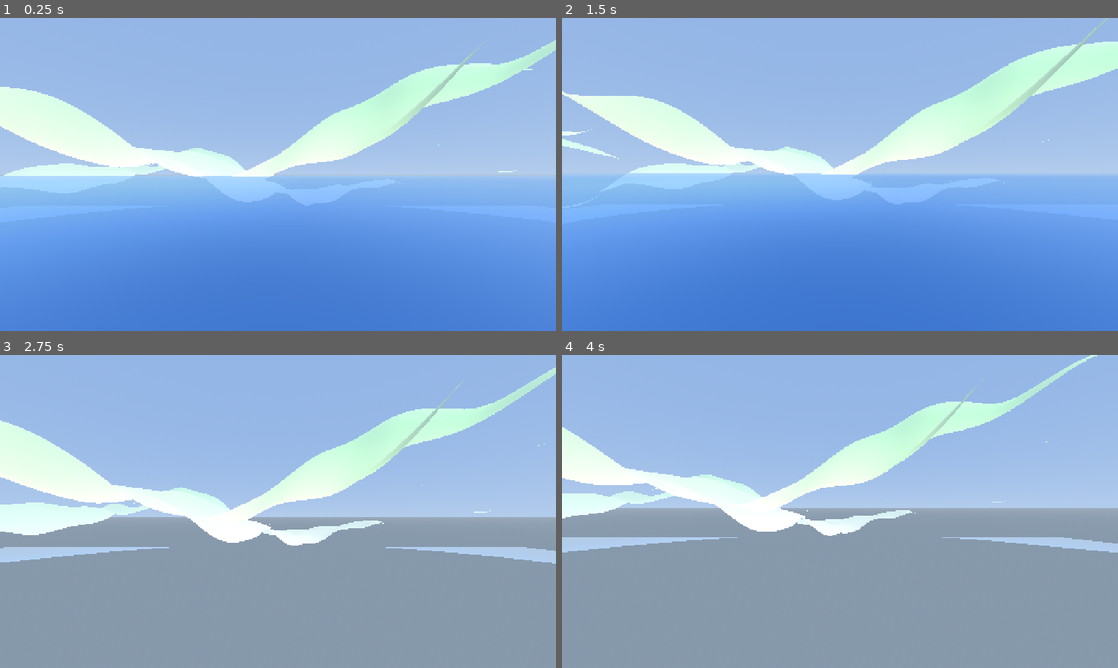
Above: before the commit, frames 1-4 (two rows, left to right).
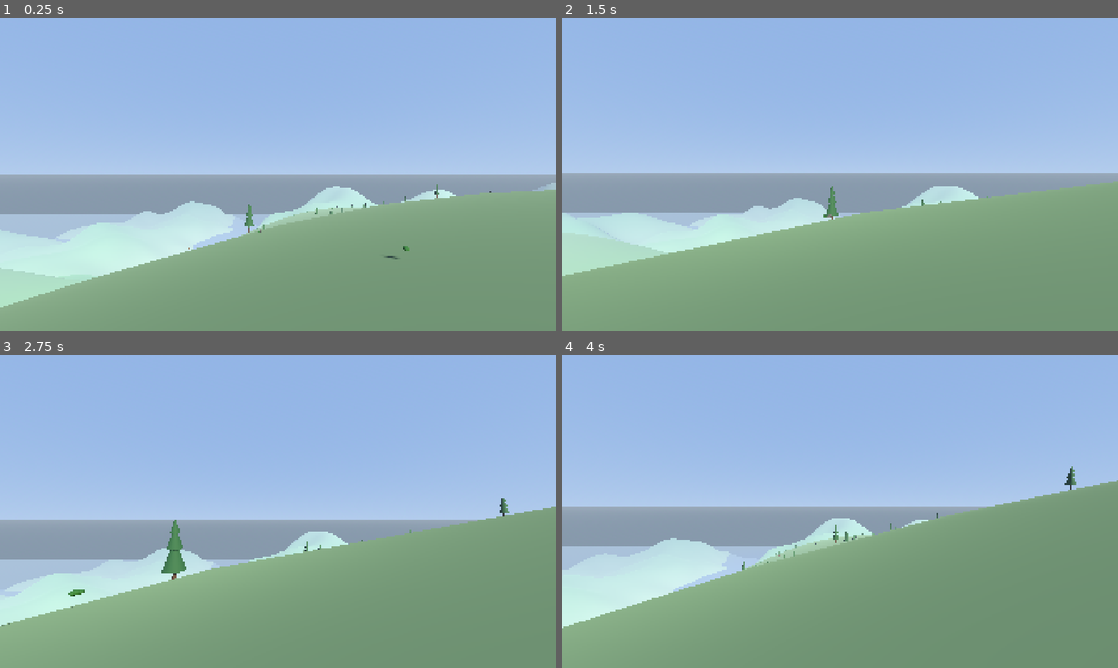
Above: after the commit, the same moments.

Repository: gfeyer/games
Game: Godot game, scene res://main.tscn
Same seed, same stepped clock (60 frames per second), same inputs: the game is played once before the commit and once after it.
Inputs (mouse positions are in pixels of both pictures, inside the frame that each line leads up to):
- Up to frame 1 (0.25 s): no input
- Up to frame 2 (1.5 s): move the mouse to (867, 174) at 0.52 s; hold Shift (sprint) 0.53-1.28 s; hold W (move_forward) from 0.53 s (still down); tap Space (jump) at 0.77 s; move the mouse to (812, 174) at 1.27 s; tap Shift (sprint) at 1.35 s
- Up to frame 3 (2.75 s): keep holding W (move_forward); tap Space (jump) at 1.52 s; move the mouse to (289, 505) at 2.02 s; hold Shift (sprint) from 2.03 s (still down)
- Up to frame 4 (4 s): keep holding W (move_forward); move the mouse to (834, 517) at 2.77 s; release Shift (sprint) at 2.78 s; tap Shift (sprint) at 2.85 s; tap Space (jump) at 3.02, 3.77 s; move the mouse to (878, 514) at 3.52 s; hold Shift (sprint) from 3.53 s (still down)

The runs differ from the first frame. In frame 1, 61% of the frame differs, in the area x 0-100%, y 7-100%; in frame 2, 62%, in the area x 0-100%, y 0-100%; in frame 3, 54%; in frame 4, 56%.
Error before the commit: Parse Error: Class "EcosystemManager" hides an autoload singleton. (res://autoload/ecosystem_manager.gd:2)

Commit message:
refinement

Diff:
--- a/procedural-island/autoload/ecosystem_manager.gd
+++ b/procedural-island/autoload/ecosystem_manager.gd
@@ -1,7 +1,7 @@
 extends Node
-class_name EcosystemManager
 
 ## Central manager for the island ecosystem
+## Note: Do not use class_name as this is an autoload singleton
 ## Handles day/night cycle, time signals, and global references
 
 signal time_changed(hour: float)
@@ -21,11 +21,8 @@
 var terrain: TerrainGenerator
 var player: Node3D
 
-# Singleton access
-static var instance: EcosystemManager
-
 func _ready() -> void:
-	instance = self
+	pass
 
 func _process(delta: float) -> void:
 	update_time(delta)
--- a/procedural-island/fauna/ai/states/flee_state.gd
+++ b/procedural-island/fauna/ai/states/flee_state.gd
@@ -33,10 +33,10 @@
 	animal.move_toward_position(flee_target, animal.run_speed, delta)
 
 func calculate_flee_direction() -> void:
-	if not EcosystemManager.instance or not EcosystemManager.instance.player:
+	if not EcosystemManager or not EcosystemManager.player:
 		return
 
-	var player = EcosystemManager.instance.player
+	var player = EcosystemManager.player
 	var away_direction = (animal.global_position - player.global_position).normalized()
 	away_direction.y = 0
 
--- a/procedural-island/fauna/fauna_spawner.gd
+++ b/procedural-island/fauna/fauna_spawner.gd
@@ -3,9 +3,9 @@
 
 ## Spawns and manages animals across the terrain
 
-@export var spawn_radius: float = 300.0  # Radius around player to maintain animals
-@export var max_deer: int = 15
-@export var spawn_interval: float = 2.0  # Seconds between spawn attempts
+@export var spawn_radius: float = 150.0  # Radius around player to maintain animals
+@export var max_deer: int = 30
+@export var spawn_interval: float = 1.0  # Seconds between spawn attempts
 
 # Scene references
 var deer_scene: PackedScene
@@ -31,8 +31,12 @@
 	terrain = p_terrain
 	player = p_player
 
+	# Defer initial spawn to ensure everything is ready
+	call_deferred("_initial_spawn")
+
+func _initial_spawn() -> void:
 	# Initial spawn of some animals
-	for i in range(5):
+	for i in range(15):
 		spawn_deer()
 
 func _process(delta: float) -> void:
@@ -60,10 +64,9 @@
 		return
 
 	var deer = deer_scene.instantiate()
+	add_child(deer)
 	deer.global_position = spawn_pos
 	deer.rotation.y = rng.randf() * TAU
-
-	add_child(deer)
 	deer_list.append(deer)
 
 func get_valid_spawn_position(preferred_biome: TerrainGenerator.Biome) -> Vector3:
@@ -77,7 +80,7 @@
 
 		# Random position around player but not too close
 		var angle = rng.randf() * TAU
-		var distance = rng.randf_range(spawn_radius * 0.3, spawn_radius * 0.8)
+		var distance = rng.randf_range(spawn_radius * 0.2, spawn_radius * 0.7)
 		var offset = Vector3(cos(angle) * distance, 0, sin(angle) * distance)
 		var pos = player.global_position + offset
 
--- a/procedural-island/fauna/land_animals/animal_base.gd
+++ b/procedural-island/fauna/land_animals/animal_base.gd
@@ -46,9 +46,9 @@
 	health = max_health
 
 	# Get terrain reference
-	if EcosystemManager.instance:
-		terrain = EcosystemManager.instance.terrain
-		EcosystemManager.instance.day_night_changed.connect(_on_day_night_changed)
+	if EcosystemManager:
+		terrain = EcosystemManager.terrain
+		EcosystemManager.day_night_changed.connect(_on_day_night_changed)
 
 	# Find state machine child
 	for child in get_children():
@@ -119,15 +119,15 @@
 	return global_position.distance_to(target.global_position)
 
 func is_player_nearby() -> bool:
-	if not EcosystemManager.instance or not EcosystemManager.instance.player:
+	if not EcosystemManager or not EcosystemManager.player:
 		return false
-	var player = EcosystemManager.instance.player
+	var player = EcosystemManager.player
 	return get_distance_to(player) < detection_range
 
 func get_player_distance() -> float:
-	if not EcosystemManager.instance or not EcosystemManager.instance.player:
+	if not EcosystemManager or not EcosystemManager.player:
 		return INF
-	return get_distance_to(EcosystemManager.instance.player)
+	return get_distance_to(EcosystemManager.player)
 
 func should_flee() -> bool:
 	return get_player_distance() < flee_range
--- a/procedural-island/fauna/land_animals/deer/deer.gd
+++ b/procedural-island/fauna/land_animals/deer/deer.gd
@@ -5,10 +5,10 @@
 
 func _ready() -> void:
 	# Set deer-specific defaults
-	move_speed = 0.4
-	run_speed = 1.0
-	detection_range = 4.0
-	flee_range = 2.5
+	move_speed = 0.8
+	run_speed = 2.0
+	detection_range = 8.0
+	flee_range = 5.0
 	diet = DietType.HERBIVORE
 	is_nocturnal = false
 
--- a/procedural-island/fauna/land_animals/deer/deer.tscn
+++ b/procedural-island/fauna/land_animals/deer/deer.tscn
@@ -35,11 +35,12 @@
 material = SubResource("StandardMaterial3D_body")
 
 [node name="Deer" type="CharacterBody3D"]
+transform = Transform3D(2, 0, 0, 0, 2, 0, 0, 0, 2, 0, 0, 0)
 script = ExtResource("1_deer")
-move_speed = 0.4
-run_speed = 1.0
-detection_range = 4.0
-flee_range = 2.5
+move_speed = 0.8
+run_speed = 2.0
+detection_range = 8.0
+flee_range = 5.0
 
 [node name="CollisionShape3D" type="CollisionShape3D" parent="."]
 transform = Transform3D(1, 0, 0, 0, 0, -1, 0, 1, 0, 0, 0.05, 0)
--- a/procedural-island/main.gd
+++ b/procedural-island/main.gd
@@ -10,13 +10,15 @@
 	# Add sun to group for ecosystem manager to control
 	sun.add_to_group("sun")
 
-	# Wait one frame for terrain to generate
+	# Wait for terrain to generate and collision to be ready
 	await get_tree().process_frame
+	await get_tree().process_frame
+	await get_tree().physics_frame
 
 	# Initialize ecosystem manager references
-	if EcosystemManager.instance:
-		EcosystemManager.instance.terrain = terrain
-		EcosystemManager.instance.player = player
+	if EcosystemManager:
+		EcosystemManager.terrain = terrain
+		EcosystemManager.player = player
 
 	# Initialize vegetation spawner
 	if vegetation_spawner and terrain and player:
--- a/procedural-island/project.godot
+++ b/procedural-island/project.godot
@@ -22,8 +22,8 @@
 
 [display]
 
-window/size/viewport_width=1280
-window/size/viewport_height=720
+window/size/viewport_width=1920
+window/size/viewport_height=1080
 window/stretch/mode="canvas_items"
 
 [input]
--- a/procedural-island/terrain/terrain_generator.gd
+++ b/procedural-island/terrain/terrain_generator.gd
@@ -217,7 +217,7 @@
 			var h = get_height_at(world_x, world_z)
 			if h > best_height and h > 100.0:  # Above water level
 				best_height = h
-				best_pos = Vector3(world_x, h + 0.5, world_z)
+				best_pos = Vector3(world_x, h + 2.0, world_z)
 
 	# Fallback to center if no good spot found
 	if best_height < 0:
--- a/procedural-island/vegetation/trees/deciduous_tree.tscn
+++ b/procedural-island/vegetation/trees/deciduous_tree.tscn
@@ -22,6 +22,7 @@
 material = SubResource("StandardMaterial3D_foliage")
 
 [node name="DeciduousTree" type="Node3D"]
+transform = Transform3D(3, 0, 0, 0, 3, 0, 0, 0, 3, 0, 0, 0)
 script = ExtResource("1_tree")
 sway_amount = 0.015
 
--- a/procedural-island/vegetation/trees/palm_tree.tscn
+++ b/procedural-island/vegetation/trees/palm_tree.tscn
@@ -22,6 +22,7 @@
 material = SubResource("StandardMaterial3D_frond")
 
 [node name="PalmTree" type="Node3D"]
+transform = Transform3D(3, 0, 0, 0, 3, 0, 0, 0, 3, 0, 0, 0)
 script = ExtResource("1_tree")
 sway_amount = 0.02
 sway_speed = 0.5
--- a/procedural-island/vegetation/trees/pine_tree.tscn
+++ b/procedural-island/vegetation/trees/pine_tree.tscn
@@ -23,6 +23,7 @@
 material = SubResource("StandardMaterial3D_foliage")
 
 [node name="PineTree" type="Node3D"]
+transform = Transform3D(3, 0, 0, 0, 3, 0, 0, 0, 3, 0, 0, 0)
 script = ExtResource("1_tree")
 
 [node name="Trunk" type="MeshInstance3D" parent="."]
--- a/procedural-island/vegetation/vegetation_spawner.gd
+++ b/procedural-island/vegetation/vegetation_spawner.gd
@@ -8,10 +8,10 @@
 @export var unload_distance: int = 5
 
 # Density settings (items per chunk)
-@export var trees_per_chunk: int = 15
-@export var bushes_per_chunk: int = 25
-@export var rocks_per_chunk: int = 10
-@export var flowers_per_chunk: int = 40
+@export var trees_per_chunk: int = 40
+@export var bushes_per_chunk: int = 50
+@export var rocks_per_chunk: int = 20
+@export var flowers_per_chunk: int = 80
 @export var enable_grass: bool = true
 
 # Scene references
